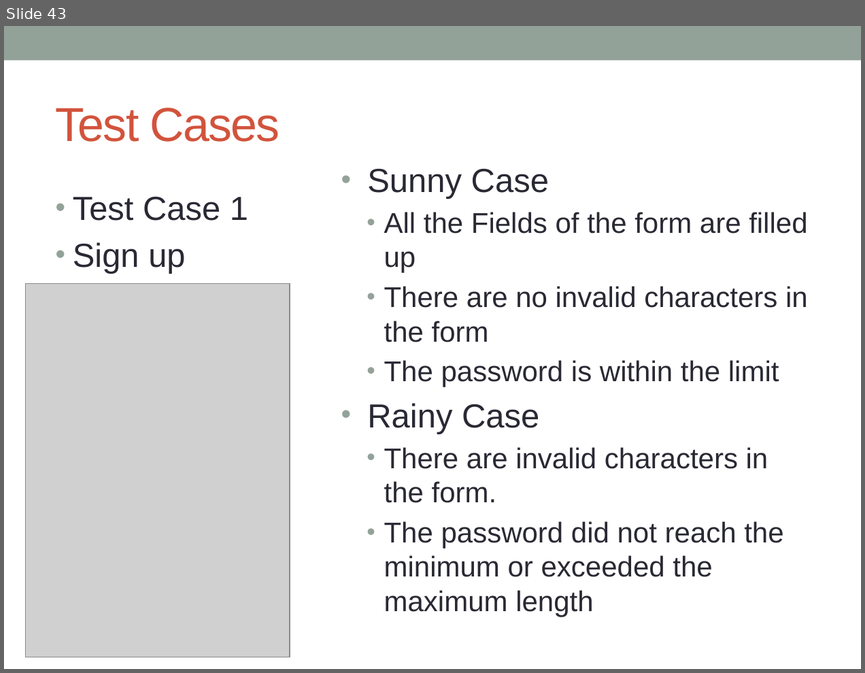
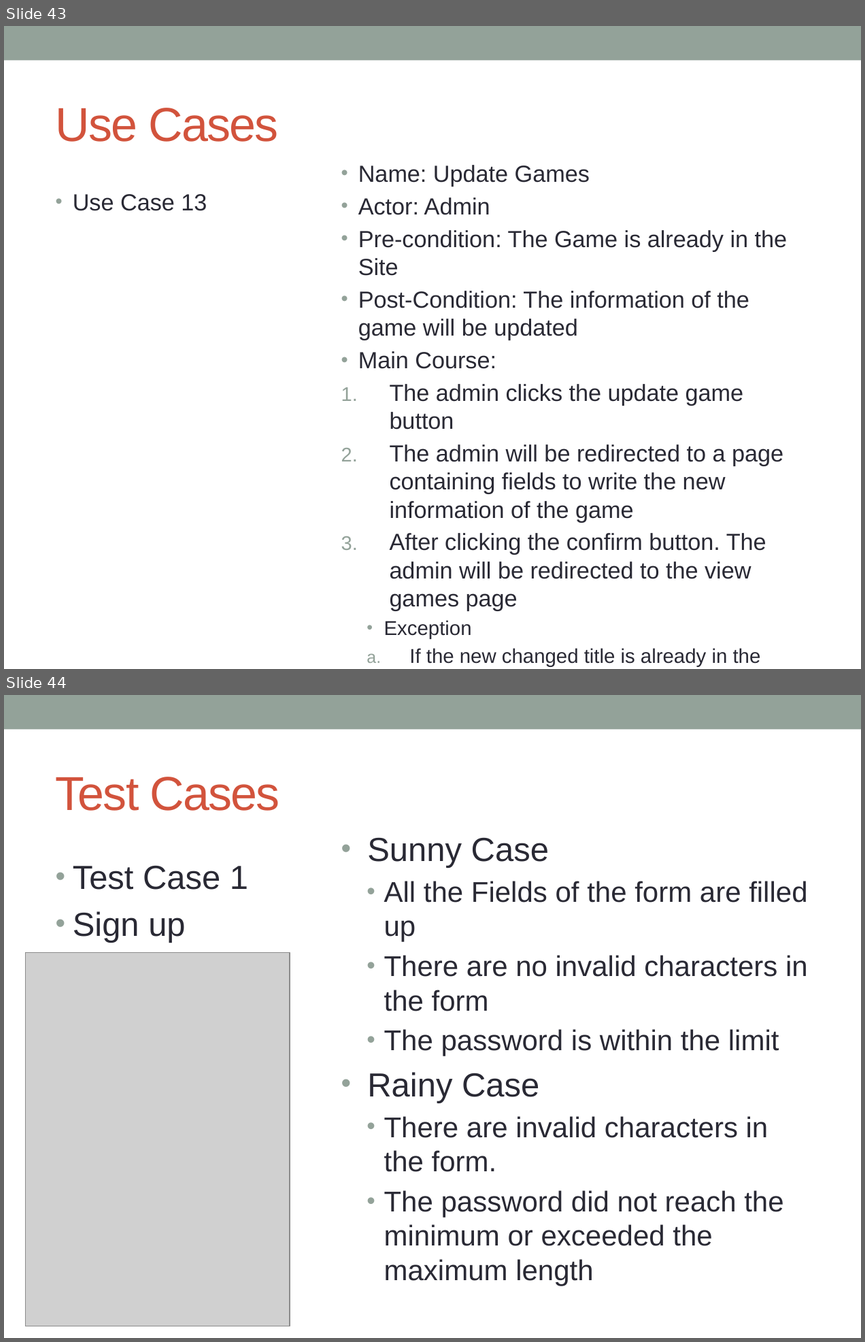
Before and after one commit to aldrinmc/Game-Garage, a slide deck: docs/GAME-GARAGE (1).pptx. Shown one above the other, each under a label of ours: slide 43 before the commit, slides 43 and 44 after it. The pictures are 865x673 and 865x1342 pixels, drawn with LibreOffice and Linux fonts; fonts in the diff are those of the drawing; grey boxes stand for pictures. Boxes give left, top, right and bottom in pixels: in the first picture for what was removed or moved away, otherwise in the second. Text is boxed around its words. In the diff, an @@ line names an element or a change of style, - is before the commit and + after.

```diff
--- a/docs/GAME-GARAGE (1).pptx
+++ b/docs/GAME-GARAGE (1).pptx
@@ slide 43 added at (4,26,861,669), background #FFFFFF; not listed: 1 template element that a slide beside it also shows @@
@@ title added at (56,108,278,142), 40 pt, text #D2533C @@
+Use Cases
@@ text added at (358,165,787,667), 19.6 pt, text #292934 @@
+• Name: Update Games
+• Actor: Admin
+• Pre-condition: The Game is already in the Site
+• Post-Condition: The information of the game will be updated
+• Main Course:
+1. The admin clicks the update game button
+2. The admin will be redirected to a page containing fields to write the new information of the game
+3. After clicking the confirm button. The admin will be redirected to the view games page
+  • Exception
+  a. If the new changed title is already in the database there will be an error message
+4. Exit
@@ text added at (73,194,207,211), 19.6 pt, text #292934 @@
+• Use Case 13
@@ what was slide 43 is now slide 44 @@
```
Also in this commit, not shown: 3 slides changed, 1 other slide added, 1 other file.
